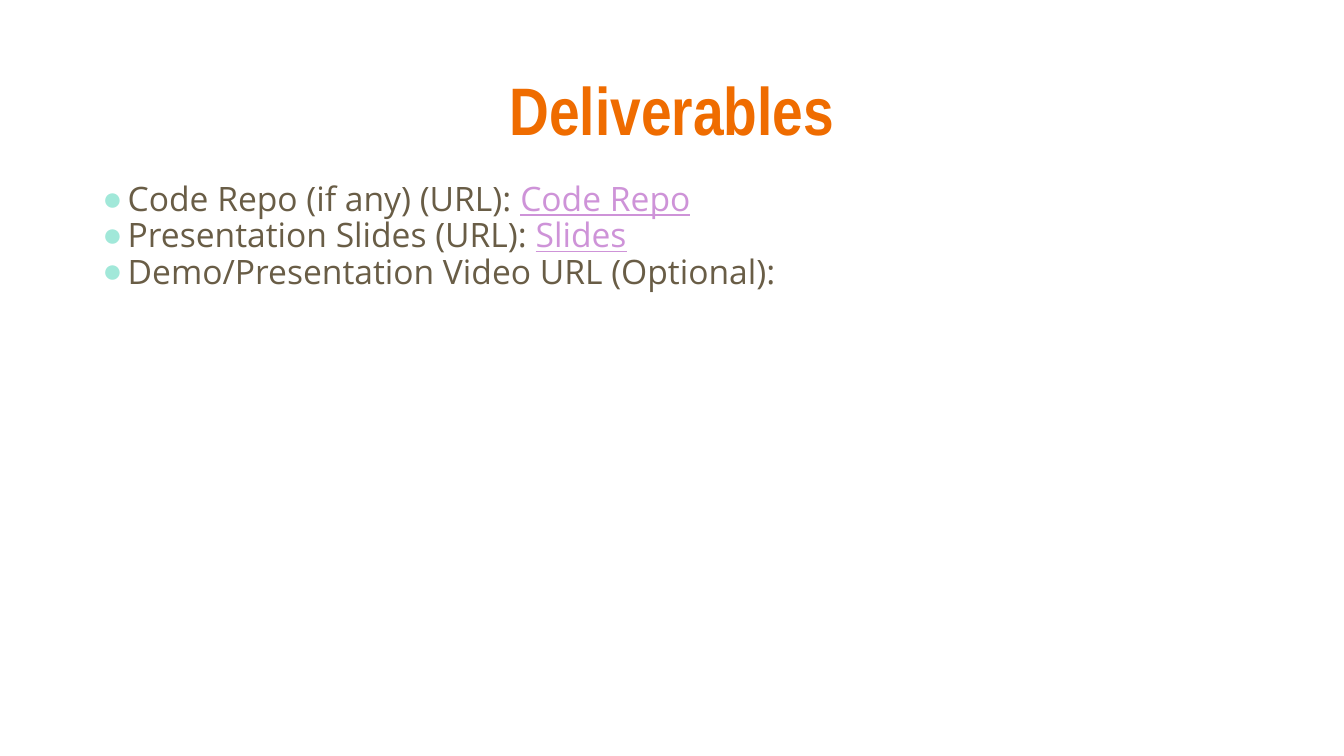
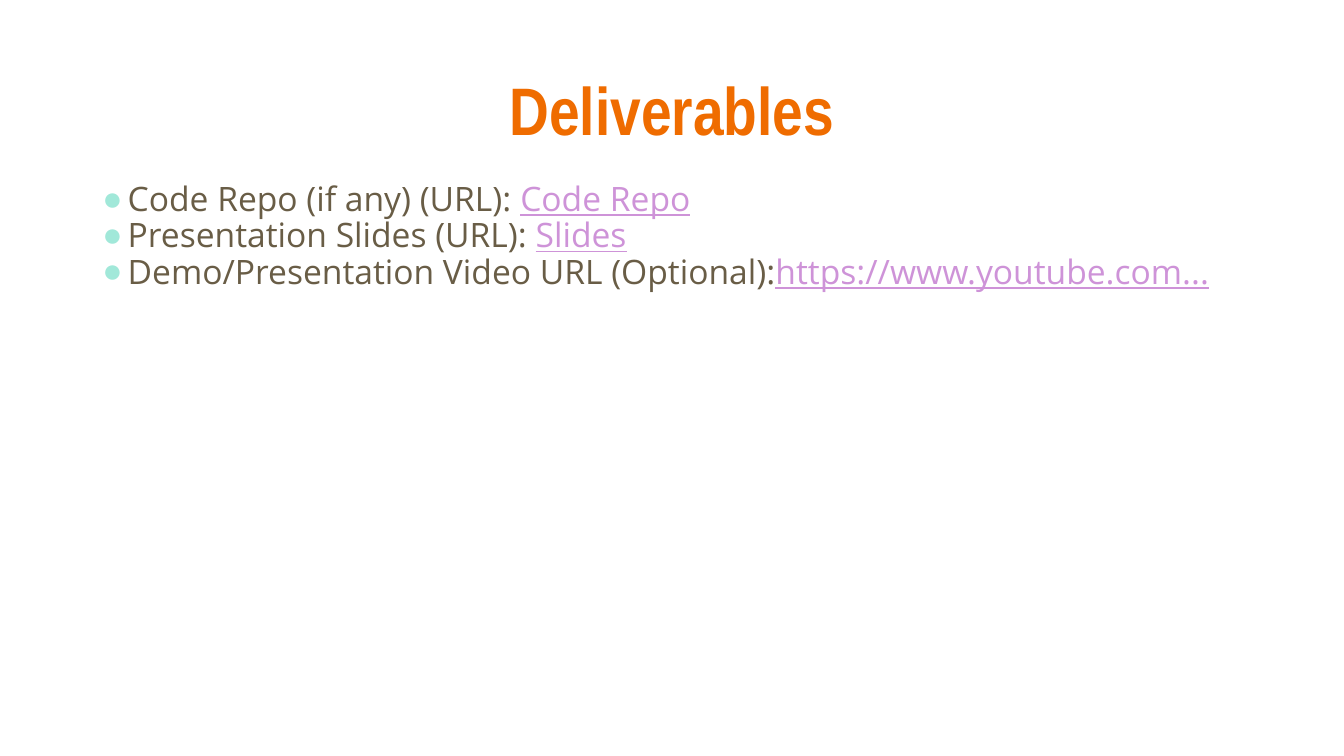
Before and after one commit to jaabaal/ONNX_Report, a slide deck: slide 4 of Assignment4_Part2_Presentation_Template .pptx. Drawn at 1344x756 pixels with LibreOffice and Linux fonts; fonts in the diff are those of the drawing. Boxes give left, top, right and bottom in pixels: in the first picture for what was removed or moved away, otherwise in the second. Text is boxed around its words. In the diff, an @@ line names an element or a change of style, - is before the commit and + after.

Commit message:
video url added to ppt and docx

```diff
--- a/Assignment4_Part2_Presentation_Template .pptx
+++ b/Assignment4_Part2_Presentation_Template .pptx
@@ text at [128, 252, 1209, 292]: text changed @@
-● Demo/Presentation Video URL (Optional):
+● Demo/Presentation Video URL (Optional):https://www.youtube.com...
```
Also in this commit, not shown: 1 other slide changed, 2 other files.
